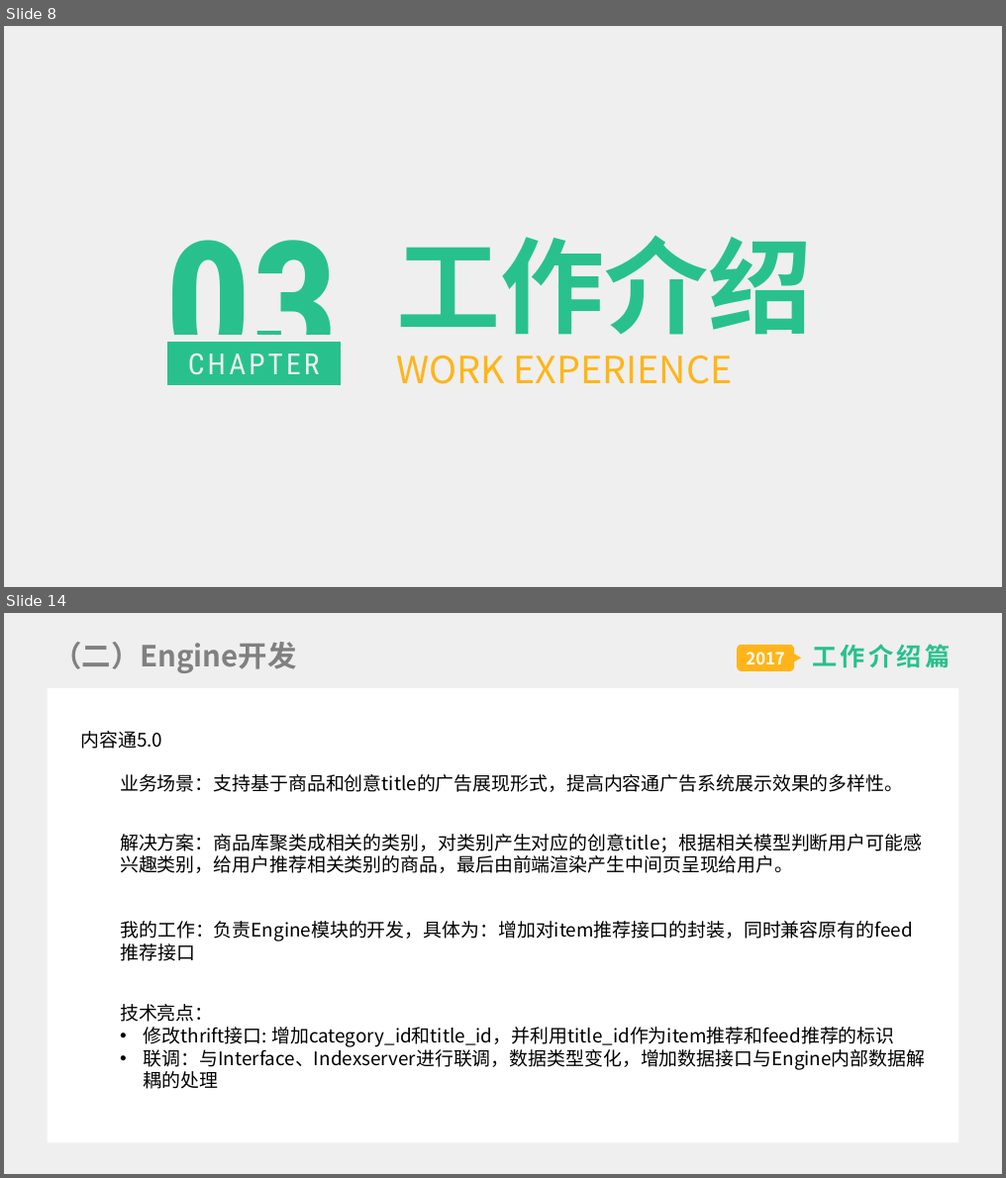
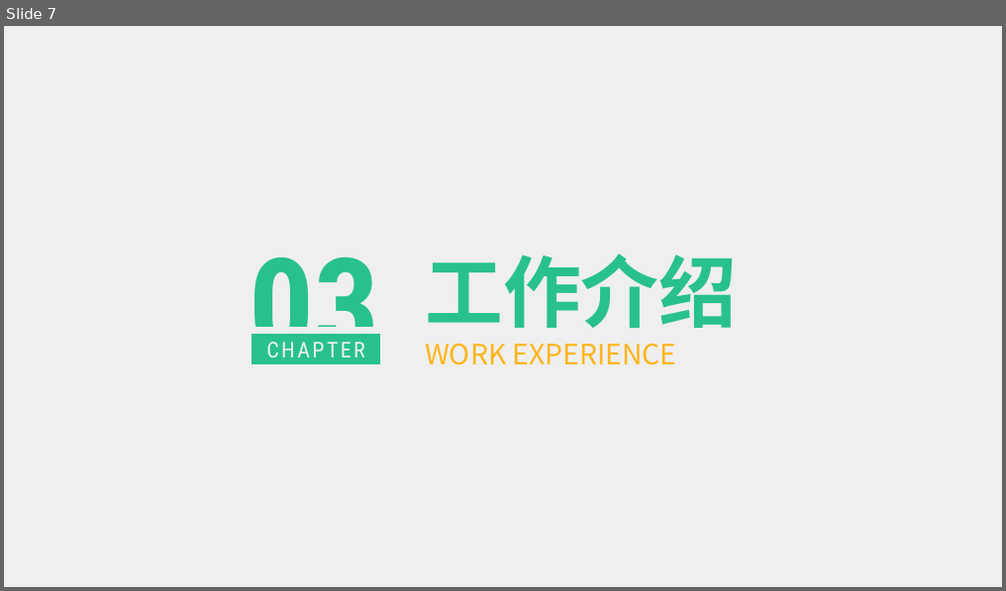
Before and after one commit to liygcoder/workerspace, a slide deck: ppt.pptx. Shown one above the other, each under a label of ours: slides 8 and 14 before the commit, slide 7 after it; the slides between them are not shown. The pictures are 1006x1178 and 1006x591 pixels, drawn with LibreOffice and Linux fonts; fonts in the diff are those of the drawing. Boxes give left, top, right and bottom in pixels: in the first picture for what was removed or moved away, otherwise in the second. Text is boxed around its words. In the diff, an @@ line names an element or a change of style, - is before the commit and + after.

```diff
--- a/ppt.pptx
+++ b/ppt.pptx
@@ slide 14 removed at [4, 613, 1002, 1174], background #EFEFEF @@
@@ title removed at [54, 642, 297, 673] @@
-（二）Engine开发
@@ rounded rectangle removed at [737, 645, 795, 671] @@
-2017
@@ triangle removed at [795, 654, 801, 662] @@
@@ subtitle removed at [813, 644, 950, 668] @@
-工作介绍篇
@@ rectangle removed at [48, 688, 959, 1144] @@
@@ text removed at [81, 731, 163, 749] @@
-内容通5.0
@@ text removed at [120, 774, 903, 792] @@
-业务场景：支持基于商品和创意title的广告展现形式，提高内容通广告系统展示效果的多样性。
@@ text removed at [120, 834, 922, 873] @@
-解决方案：商品库聚类成相关的类别，对类别产生对应的创意title；根据相关模型判断用户可能感兴趣类别，给用户推荐相关类别的商品，最后由前端渲染产生中间页呈现给用户。
@@ text removed at [120, 921, 913, 942] @@
-我的工作：负责Engine模块的开发，具体为：增加对item推荐接口的封装，同时兼容原有的feed推荐接口
@@ text removed at [120, 1004, 926, 1070] @@
-技术亮点：
-• 修改thrift接口: 增加category_id和title_id，并利用title_id作为item推荐和feed推荐的标识
-• 联调：与Interface、Indexserver进行联调，数据类型变化，增加数据接口与Engine内部数据解耦的处理
@@ what was slide 8 is now slide 7 @@
@@ slide 7 changed as well @@
@@ text "03": place and size @@
-text "03" at [164, 240, 339, 385]
+text "03" at [250, 257, 380, 365]
@@ text "03" at [250, 257, 380, 365]: size 166 to 124.5 pt @@
@@ text "工作介绍": place and size @@
-text "工作介绍" at [397, 235, 813, 384]
+text "工作介绍" at [425, 254, 737, 366]
@@ text "工作介绍" at [425, 254, 737, 366]: size 100 to 75 pt in "工作介绍"; size 36 to 27 pt in "WORK EXPERIENCE" @@
@@ rectangle "CHAPTER": place and size @@
-rectangle "CHAPTER" at [164, 338, 344, 388]
+rectangle "CHAPTER" at [249, 331, 383, 369]
@@ rectangle "CHAPTER" at [249, 331, 383, 369]: size 28 to 21 pt, letter spacing 3 to 2.2 pt @@
```
Also in this commit, not shown: 12 other slides changed, 6 slides added, 6 other slides removed.
